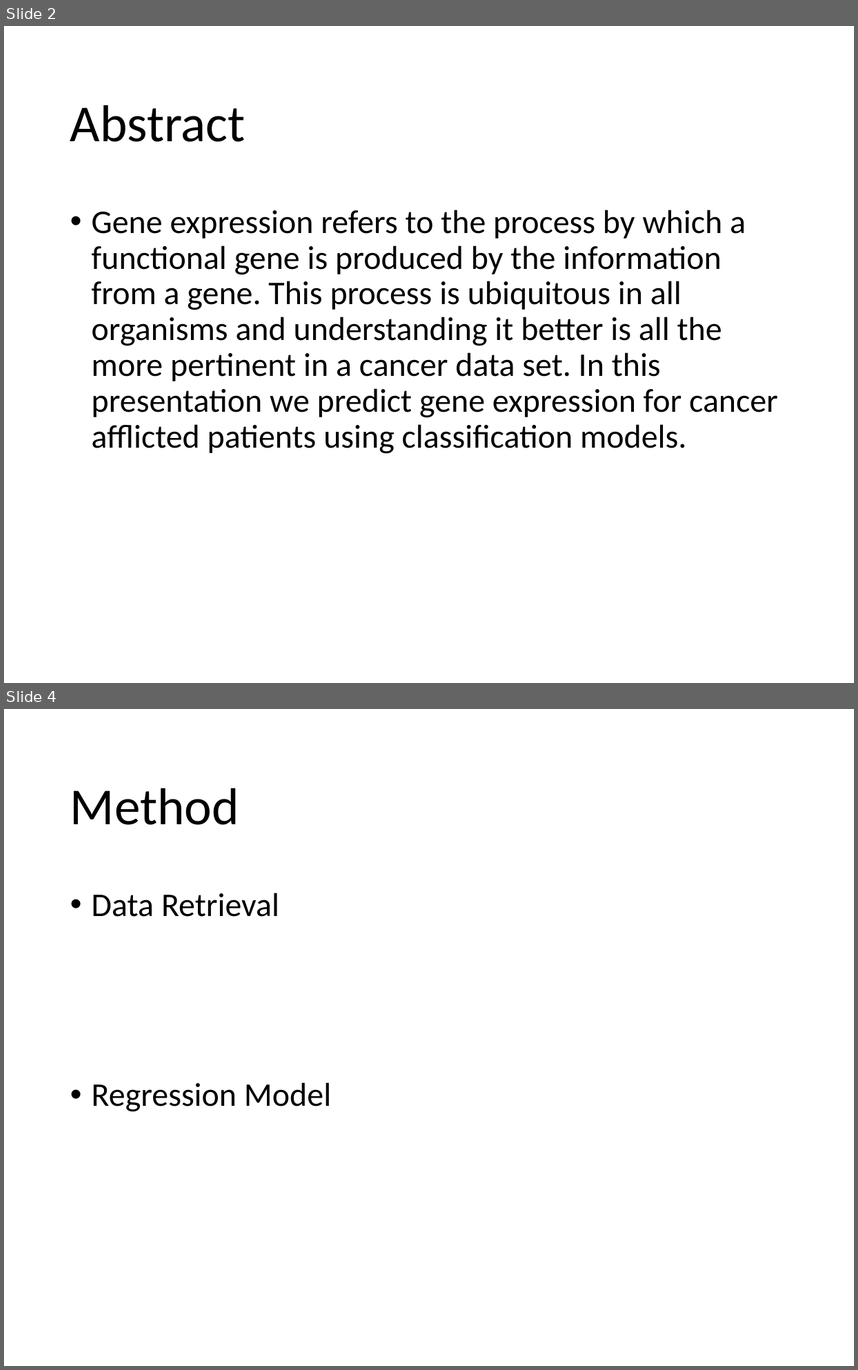
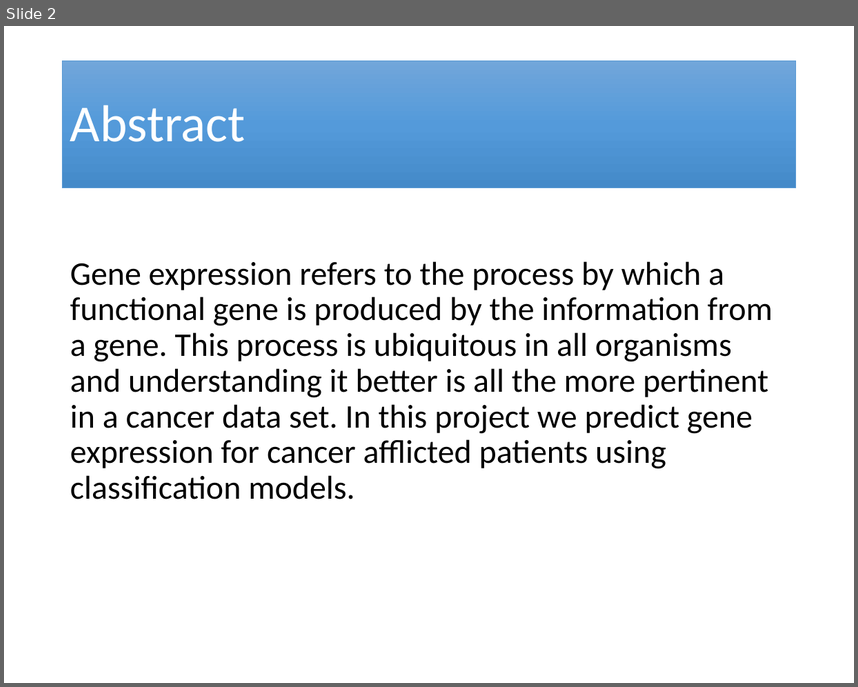
Before and after one commit to leem42/cse446, a slide deck: src/ml_final_project/PosterPresentation.pptx. Shown one above the other, each under a label of ours: slides 2 and 4 before the commit, slide 2 after it; the slides between them are not shown. The pictures are 858x1370 and 858x687 pixels, drawn with LibreOffice and Linux fonts; fonts in the diff are those of the drawing. Boxes give left, top, right and bottom in pixels: in the first picture for what was removed or moved away, otherwise in the second. Text is boxed around its words. In the diff, an @@ line names an element or a change of style, - is before the commit and + after.

```diff
--- a/src/ml_final_project/PosterPresentation.pptx
+++ b/src/ml_final_project/PosterPresentation.pptx
@@ slide 4 removed at (4, 709, 854, 1366), background #FFFFFF @@
@@ title removed at (70, 788, 239, 825) @@
-Method
@@ text removed at (92, 893, 331, 1112) @@
-• Data Retrieval
-• Regression Model
@@ slide 2 changed as well @@
@@ title "Abstract": place and size @@
-title "Abstract" at (70, 105, 245, 142)
+title "Abstract" at (63, 60, 796, 187)
@@ title "Abstract" at (63, 60, 796, 187): text colour #000000 to #FFFFFF; fill none to gradient #71A6DB to #559BDB to #448ACA; outline none to #5B9BD5 0.5 pt @@
@@ text at (70, 261, 773, 499): text changed @@
-• Gene expression refers to the process by which a functional gene is produced by the information from a gene. This process is ubiquitous in all organisms and understanding it better is all the more pertinent in a cancer data set. In this presentation we predict gene expression for cancer afflicted patients using classification models.
+Gene expression refers to the process by which a functional gene is produced by the information from a gene. This process is ubiquitous in all organisms and understanding it better is all the more pertinent in a cancer data set. In this project we predict gene expression for cancer afflicted patients using classification models.
```
Also in this commit, not shown: 4 other slides changed, 4 slides added, 3 other slides removed, 8 other files.
